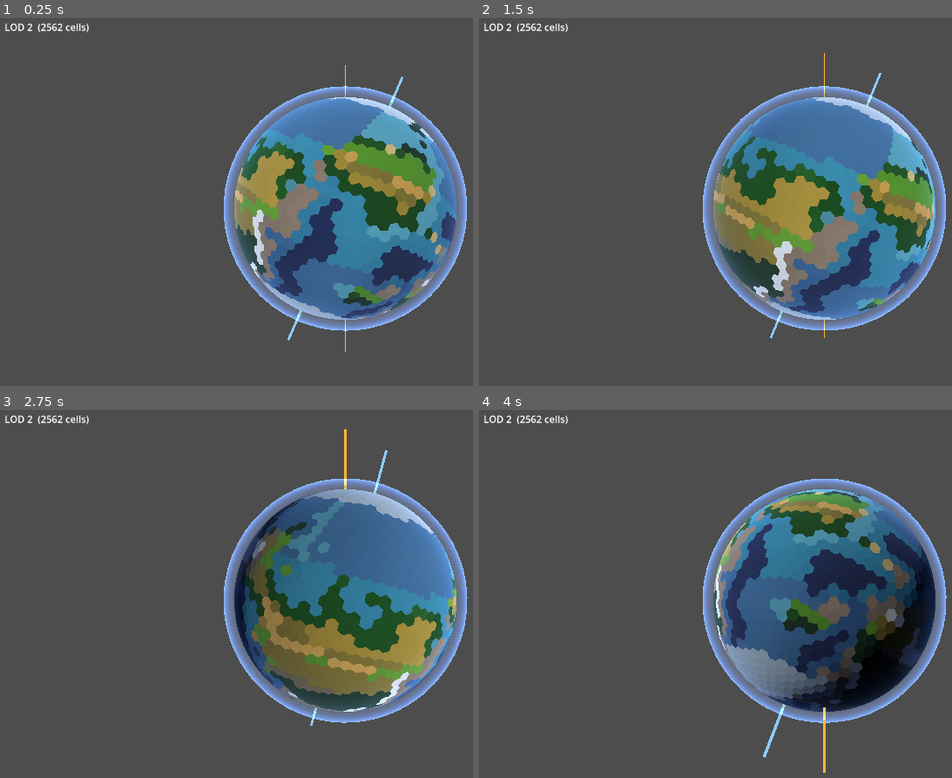
Above: before the commit, frames 1-4 (two rows, left to right).
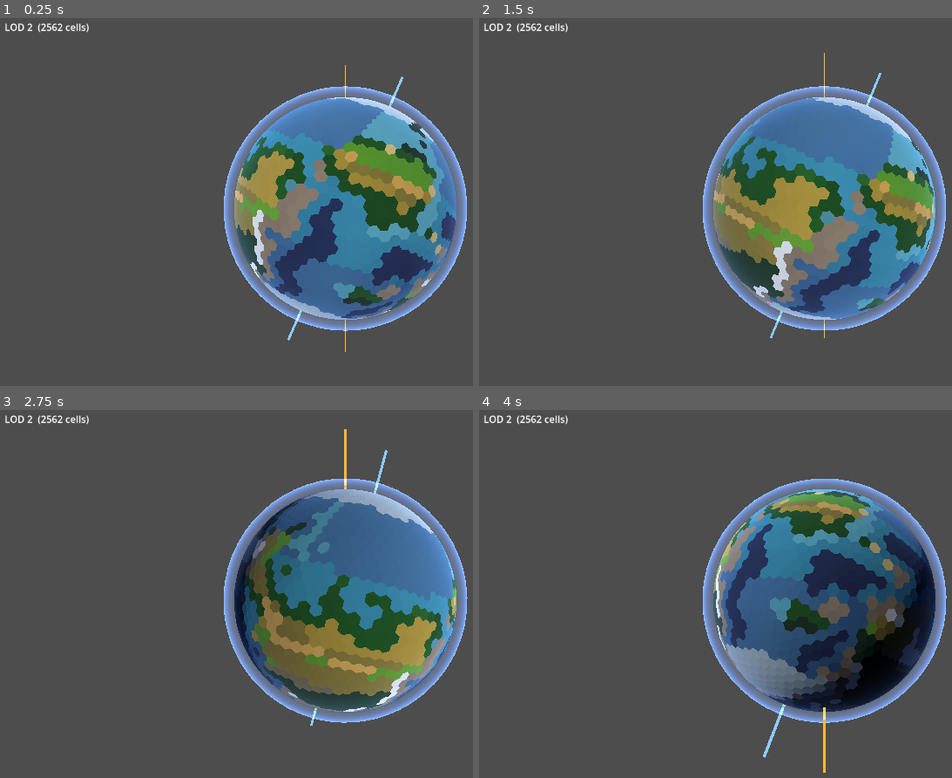
Above: after the commit, the same moments.

Repository: Halfwhit/hex-planet-gen
Game: Godot game, scene res://scenes/Main.tscn
Same seed, same stepped clock (60 frames per second), same inputs: the game is played once before the commit and once after it.
Inputs (mouse positions are in pixels of both pictures, inside the frame that each line leads up to):
- Up to frame 1 (0.25 s): no input
- Up to frame 2 (1.5 s): tap Enter at 0.5 s; move the mouse to (outside the picture) at 0.52 s; tap E at 0.6 s; click (outside the picture) at 0.67 s; drag from (687, 227) to (791, 286) at 1.27 s
- Up to frame 3 (2.75 s): move the mouse to (416, 513) at 2.02 s; tap E at 2.1 s; click (416, 513) at 2.17 s
- Up to frame 4 (4 s): drag from (791, 678) to (616, 542) at 2.77 s; move the mouse to (outside the picture) at 3.52 s; tap E at 3.6 s; click (outside the picture) at 3.67 s

The runs differ from the first frame. In frame 1, 0.3% of the frame differs, in the area x 67-93%, y 34-78%; in frame 2, 0.1%; in frame 3, 0.1%; in frame 4, 0.3%, in the area x 60-83%, y 22-60%.

Commit message:
Lower temperate forest moisture threshold for better coverage
Drop gate from 0.45 → 0.38 so the forest bucket sits over the
mid-latitude moisture peak (base_m ≈ 0.46) rather than above it.
Grassland narrows to 0.22–0.38; forest expands to 0.38–0.72.

Co-Authored-By: Claude Sonnet 4.6 <noreply@anthropic.com>

Diff:
--- a/scripts/HexPlanet.gd
+++ b/scripts/HexPlanet.gd
@@ -523,7 +523,7 @@
 			return BIOME_BEACH
 		if moisture > 0.72:
 			return BIOME_TEMPERATE_RAINFOREST
-		if moisture > 0.45:
+		if moisture > 0.38:
 			return BIOME_TEMPERATE_FOREST
 		if moisture > 0.22:
 			return BIOME_GRASSLAND
